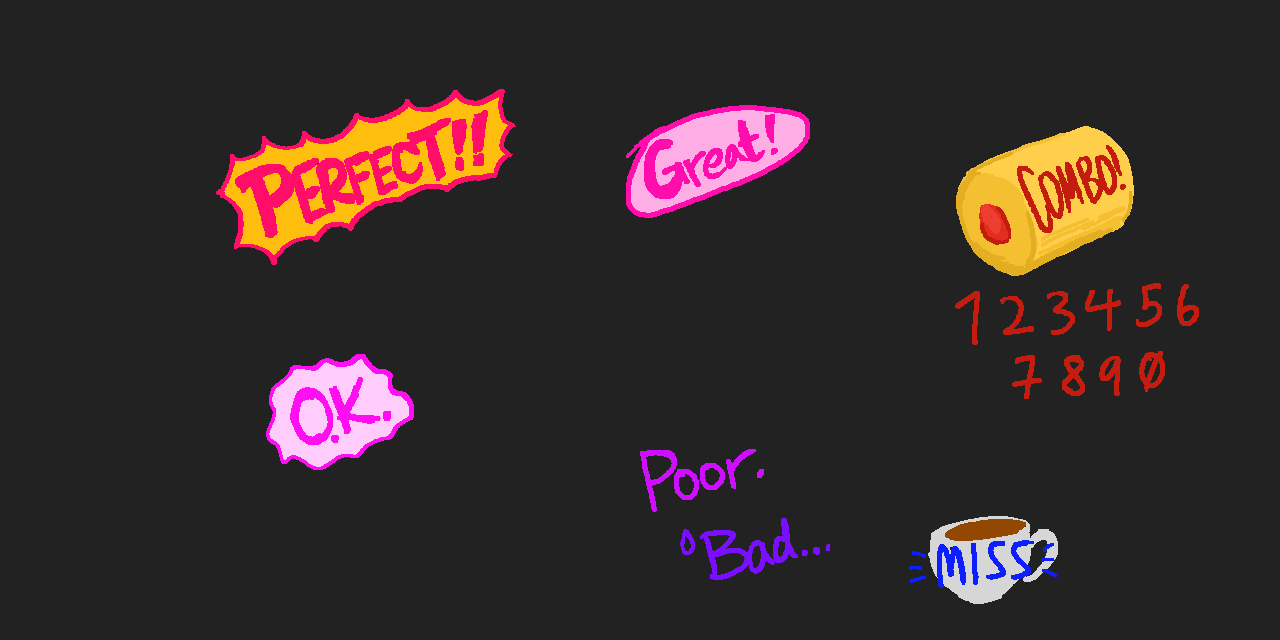
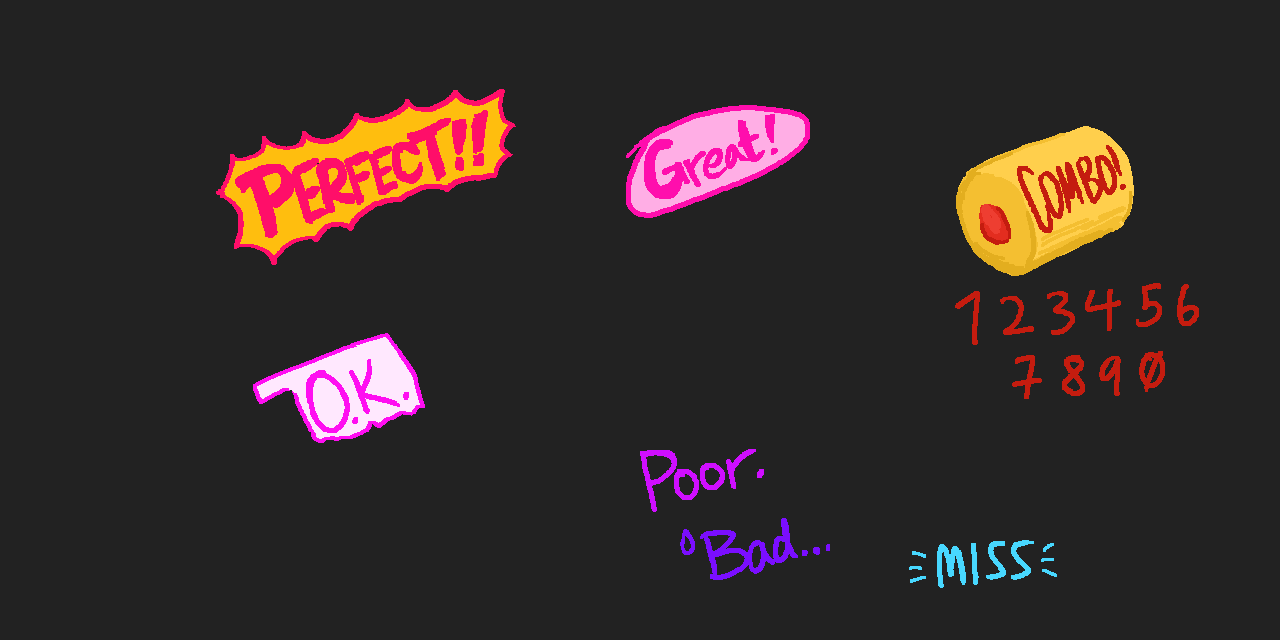
Comparing the layer stacks of the two 1280×640 images. Changes:
moved "Layer 4" above "Layer 0", painted on it over [909, 516, 1058, 604]
painted on "Layer 0" over [253, 333, 1058, 588]
removed layer "Layer 1" over [323, 333, 423, 399]
removed layer "Layer 2" over [945, 519, 1026, 541]
